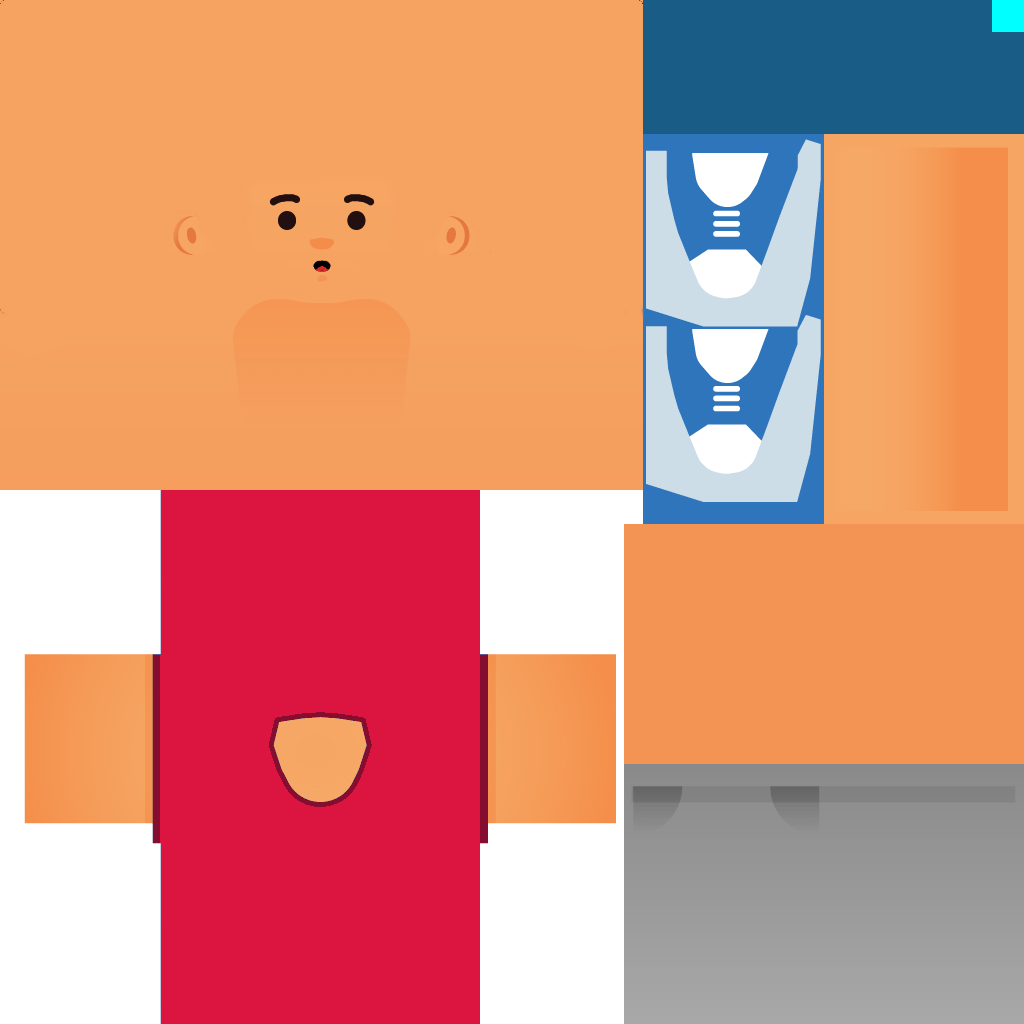
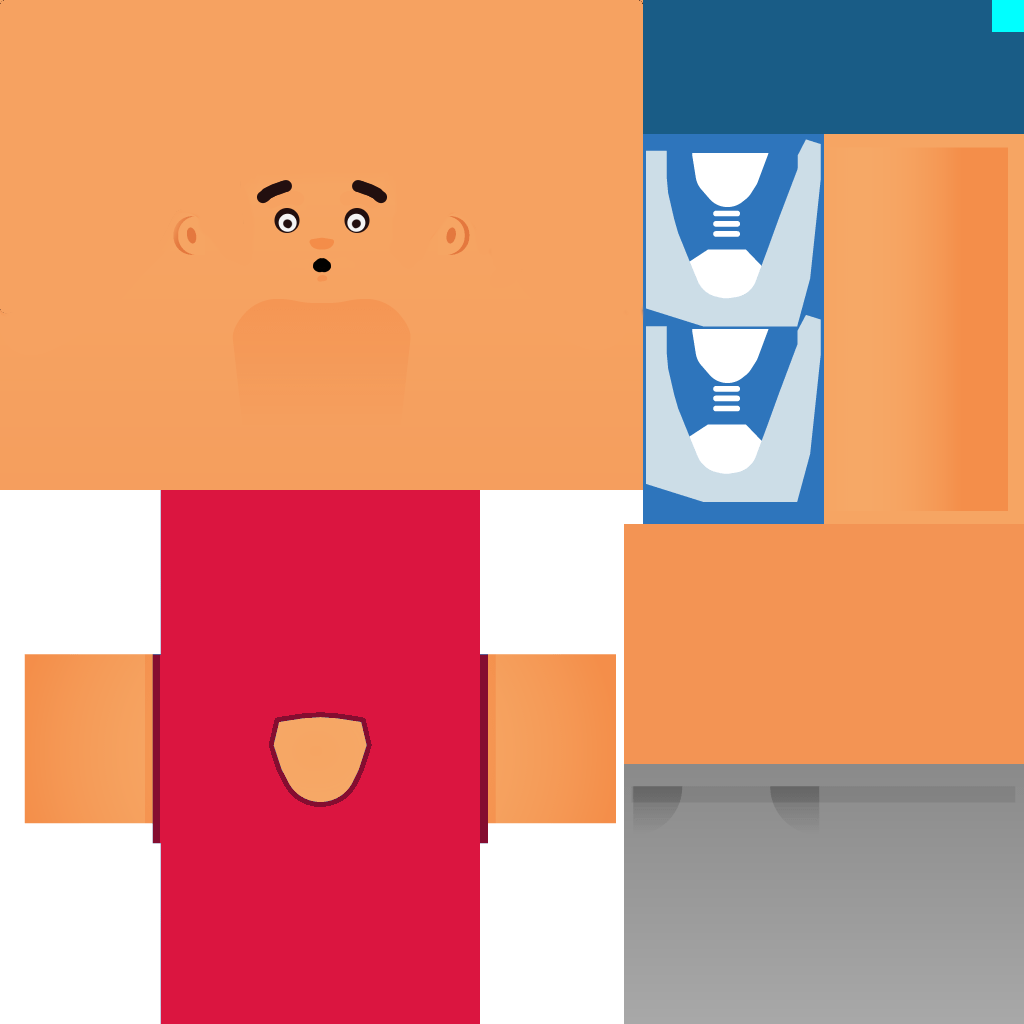
Layer changes from the first (1024, 1024) image to the second:
added layer "Copy of speaking face" above "speaking face" over 256, 180, 388, 273
hid "speaking face" over 313, 258, 331, 273
